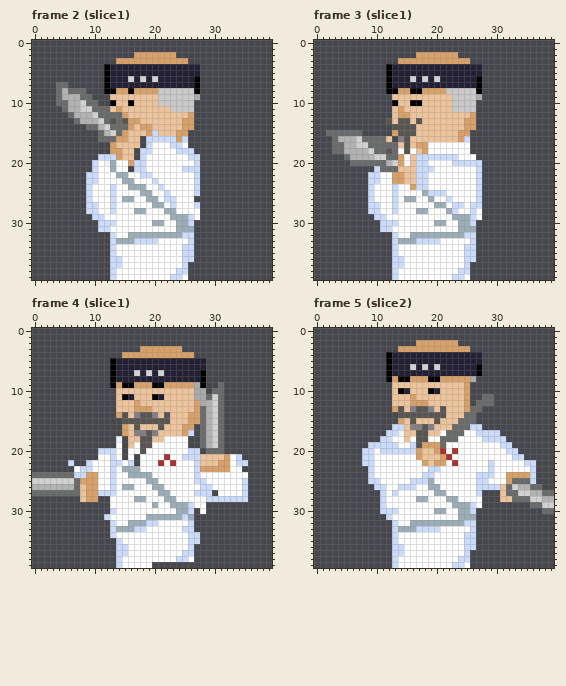
Pixel-art file: assets/chef2.ase. Above is the file before it was changed.
40x40 pixels, 8 frames. Shown: frame 2 (slice1), frame 3 (slice1), frame 4 (slice1), frame 5 (slice2). The commit also changed other frames, which this record leaves out.
New version:
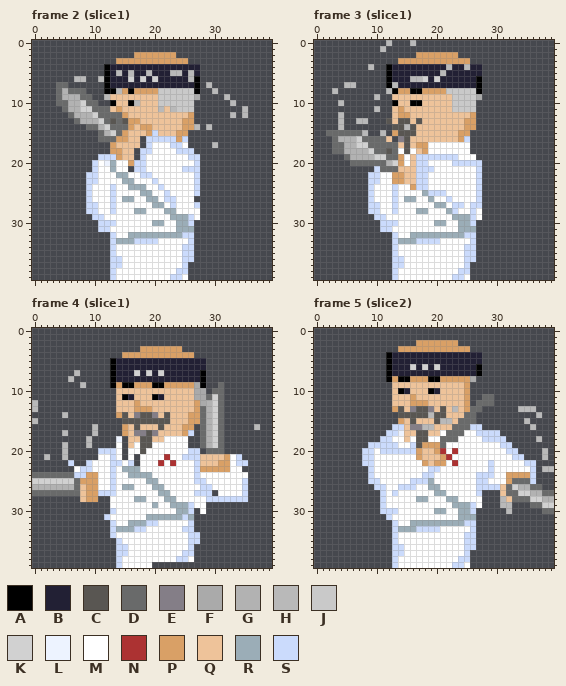
Palette (. is transparent): A #000000  B #222034  C #595652  D #696a6a  E #847e87  F #aaaaaa  G #b2b2b2  H #b9b9b9  J #c9c9c9  K #d1d1d1  L #edf3ff  M #ffffff  N #ac3232  P #d9a066  Q #eec39a  R #9badb7  S #cbdbfc
Difference:
--- frame 2 (slice1)
@@ x 0..39 @@
  4 ............ABBBBBBBBBBBBBBB............
- 5 ............ABBBBBBBBBBBBBBB............
- 6 ............ABBBKBKBKBBBBBBA............
- 7 ....DD......ABBBBBBBBBBBBBBA............
- 8 ....DGDDD...AAPPAPPPPJJJJJJA............
- 9 ....DGGGDD...QQQQQQQQJJJJJJF............
-10 ....DDGGKDD..AQQAQQQQJJJJJJ.............
-11 .....DGGKKDDDQPQQQQQQQQJJJJ.............
-12 ......DGGGKDDDDPQQQQQQQQQQP.............
+ 5 ............ABHBHBBHBBBHHBHB............
+ 6 .......HH..HABBBKBKBKBBBBBHA............
+ 7 ....DD......ABBBBBBBBBBBBBBA.H..........
+ 8 ....DGDDD...AAHPAPPPPJJJJJJA..H.........
+ 9 ....DGGGDD..HQQQQQQQQJJJJJJF....H.......
+10 ....DDGGKDD..AQQAHQQQJJJJJJ......H......
+11 .....DGGKKDDDQPQQQQQQHQHJJJ........H....
+12 ......DGGGKDDDDPQQQQQQQQQQP......H.H....
 13 .......DGGGKDCDCPPQQQQQQQPP.............
-14 .........DDGKDDDPQPPQQQQQPP.............
+14 .........DDGKDDDPQPPQQQQQPPH.H..........
 15 ...........DGKDPQQQPSQQQPP..............
 16 ...........DDDPPQQ.SSSSSPS..............
-17 .............PQQQQ.SMMMSSM..............
+17 .............PQQQQ.SMMMSSM....H.........
 18 .............PPQQ.SSMMMMSSS.............
--- frame 3 (slice1)
@@ x 1..27 @@
- 0 ...........................
- 1 ...........................
+ 0 ...........H...H...........
+ 1 ..........H................
  2 ................PPPPPPP....
  3 .............PPPPPPPPPPPP..
- 4 ...........ABBBBBBBBBBBBBBB
- 5 ...........ABBBBBBBBBBBBBBB
- 6 ...........ABBBKBKBKBBBBBBA
- 7 ...........ABBBBBBBBBBBBBBA
- 8 ...........AAPPAAPPPPJJJJJA
- 9 ............QQQQQQQQQQJJJJF
-10 ............AQQAAQQQQQJJJJ.
-11 ............QPQQQQQQQQJJJJ.
-12 ............QPPQQQQQQQQQQP.
-13 ...........CQCCQCQQQQQQQPP.
-14 ............CCCCQQQQQQQQPP.
-15 .DDDDDD.....PCCCQQQQQQQPP..
+ 4 ........H..ABBBBBBBBBHBBHBB
+ 5 ...........ABBBBBBBBHBBBBBB
+ 6 ...........ABBBHHKBKBBBBBBA
+ 7 ....HH.....AHBBBBBBBBBBBBBA
+ 8 ..H........HAPPAAPPPPJJJJJA
+ 9 .........H..QQQQQQQQQQJJJJF
+10 ...H........AQQAAQQQQQJJJJ.
+11 .........H..QPQQQQQQQQJJJJ.
+12 ...H........QPPQQQQQQQQQQP.
+13 ...H..HH...CQCCQCQQQQQQQPP.
+14 ...H........CCHCQQQQQQQQPP.
+15 .DDDDDDH..H.PCCCQQQQQQQPP..
 16 ..DGGGKDDDDQ.ECQQQQQQQQPS..
--- frame 4 (slice1)
@@ x 0..39 @@
  6 .............ABBBBBBBBBBBBBBB...........
- 7 .............ABBBKBKBKBBBBBBA...........
- 8 .............ABBBBBBBBBBBBBBA...........
- 9 .............APAAPPPAAPPPPPFA..D........
+ 7 .......H.....ABBBKBKBKBBBBBBA...........
+ 8 ......H......ABBBBBBBBBBBBBBA...........
+ 9 ........H....APAAPPPAAPPPPPFA..D........
 10 ..............QQQQQQQQQQQQQFF.DD........
 11 ..............QABQQQABQQQQQFFDKD........
-12 ..............QQQPQQQQQQQQQPFGKD........
-13 ..............QQQPPPQQQQQQQPDGKD........
-14 ..............PCQECCEQCQQQPPDGKD........
-15 ...............CCCCCCCCQQQPPDGKD........
-16 ...............PQCQQQCQQQPP.DGKD........
-17 ...............PQEECEQQQQPS.DGKD........
-18 ..............L.QQCCQQMMMM..DGKD........
-19 ..............M.QMCCMMMMMM..DGKD........
-20 ...........SSSM.MMCMMMMMMMSS.DDD........
-21 ...........MMSM.M.MMMMNMMSSSQQQQPMS.....
+12 H.............QQQPQQQQQQQQQPFGKD........
+13 H.............QQQPPPQQQQQQQPDGKD........
+14 .....H........PCQECCEQCQQQPPDGKD........
+15 H..............CCCCCCCCQQQPPDGKD........
+16 ..........H....PQCQQQCQQQPP.DGKD.....H..
+17 .....H....H....PQEECEQQQQPS.DGKD........
+18 .........H....L.QQCCQQMMMM..DGKD........
+19 .....H...H....M.QMCCMMMMMM..DGKD........
+20 .....H.....SSSM.MMCMMMMMMMSS.DDD........
+21 ..H..H.....MMSM.M.MMMMNMMSSSQQQQPMS.....
 22 ......S..SMMMSSMS.MMMNMNMMMSQQQPPMSS....
--- frame 5 (slice2)
@@ x 16..39 @@
 12 PPPQQQQQQP.DDD..........
-13 ECCEQCQQQPDD............
-14 CCCCCCQQQDD.............
-15 CQQQCQQQDDD.............
-16 EECEQQQDDDSS............
+13 ECCEQCQHQPDD......HHH...
+14 CCCHCCQQQDD..........H..
+15 CQQQCHHQDDD........H....
+16 EEHHQQQDDDSS........H...
 17 QCCQQMDDDMMSSSS.........
-18 MCCMMDDDMMMMSSSS........
+18 MCCMMDDDMMMMSSSS.....H..
 19 SCPPPDMMMMMMMMMSS.......
-20 SPQQPNMNMMMMMMMMSS......
-21 MPQQQPNMMMMMMMMMMSS.....
+20 SPQQPNMNMMMMMMMMSS....H.
+21 MPQQQPNMMMMMMMMMMSS...H.
 22 MMPQPPMNMMMMMSMMMMMSS...
-23 MMMSSMMMMMMMMSMMMMMMS...
+23 MMMSSMMMMMMMMSMMMMMMS.HH
 24 MMSSMMMMMMMSSSMMPPPPS...
@@ x 29..34 @@
 27 ..QDDK
-28 ..QQDD
-29 ......
-30 ......
+28 ..HQDD
+29 ..HH..
+30 ...H..
 31 ......
